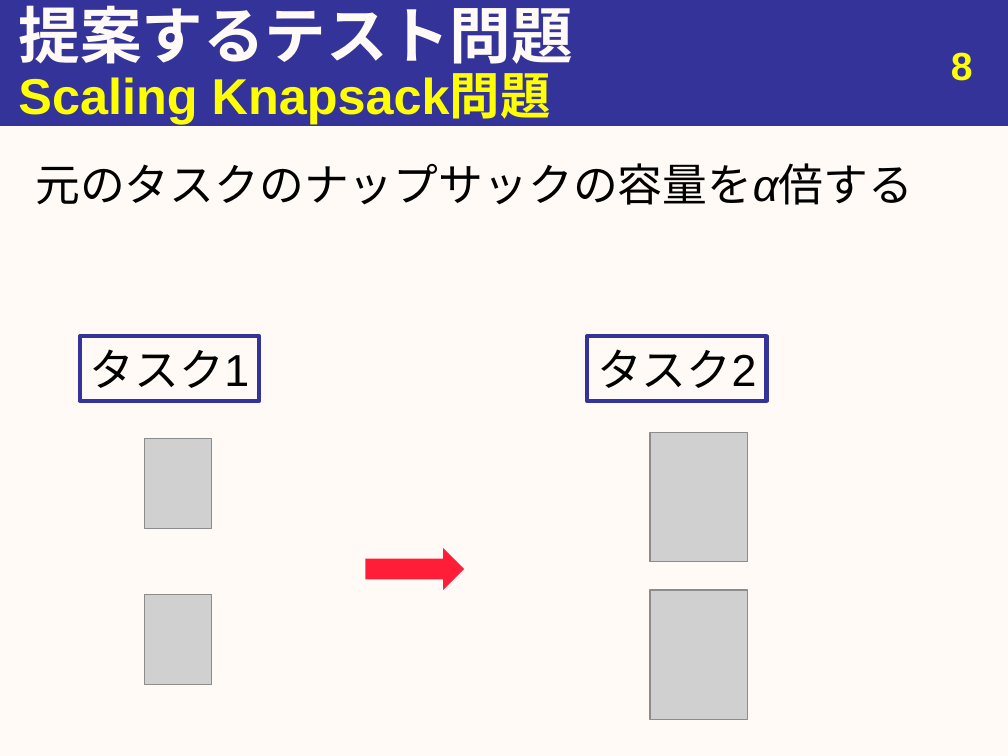
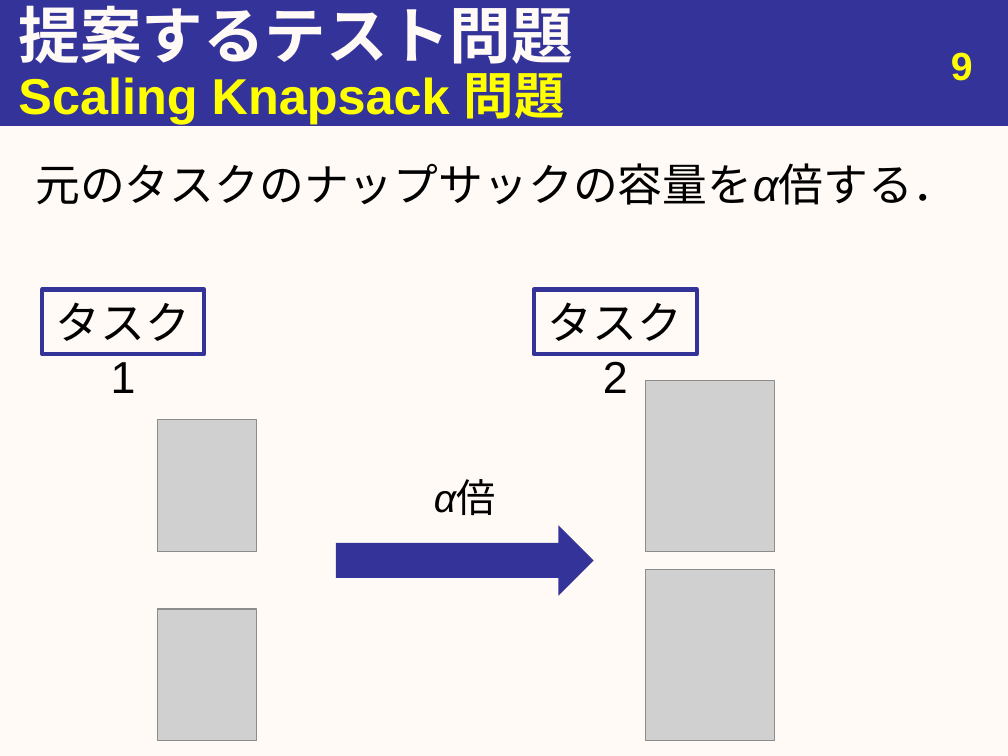
Before and after one commit to youle921/Slide-maintain, a slide deck: slide 10 of abstract/Slides/bachelor_thesis.pptx (slide 9 before the commit). Drawn at 1008x756 pixels with LibreOffice and Linux fonts; fonts in the diff are those of the drawing; grey boxes stand for pictures. Boxes give left, top, right and bottom in pixels: in the first picture for what was removed or moved away, otherwise in the second. Text is boxed around its words. In the diff, an @@ line names an element or a change of style, - is before the commit and + after.

```diff
--- a/abstract/Slides/bachelor_thesis.pptx
+++ b/abstract/Slides/bachelor_thesis.pptx
@@ page number at box(951, 52, 973, 81): text changed @@
-8
+9
@@ text at box(18, 63, 565, 127): spaces changed @@
-Scaling Knapsack問題
+Scaling Knapsack 問題
@@ text at box(35, 163, 958, 205): text changed @@
-元のタスクのナップサックの容量をα倍する
+元のタスクのナップサックの容量をα倍する．
@@ rectangle "タスク1": place and size @@
-rectangle "タスク1" at box(80, 337, 259, 401)
+rectangle "タスク1" at box(42, 289, 205, 354)
@@ rectangle "タスク2": place and size @@
-rectangle "タスク2" at box(587, 337, 766, 401)
+rectangle "タスク2" at box(534, 289, 698, 354)
@@ picture: place and size @@
-picture at box(650, 432, 748, 561)
+picture at box(646, 380, 775, 550)
@@ picture: place and size @@
-picture at box(144, 438, 212, 528)
+picture at box(157, 420, 256, 551)
@@ text added at box(434, 481, 496, 516), 28 pt, text #000000, italic @@
+α倍
@@ right arrow: place and size @@
-right arrow at box(366, 548, 465, 590)
+right arrow at box(336, 525, 594, 596)
@@ right arrow at box(336, 525, 594, 596): fill #FF1D38 to #333399 @@
@@ picture: place and size @@
-picture at box(650, 590, 748, 719)
+picture at box(646, 570, 775, 740)
@@ picture: place and size @@
-picture at box(144, 595, 212, 684)
+picture at box(157, 609, 256, 740)
```
Also in this commit, not shown: 14 other slides changed, 4 slides added, 2 slides removed, 9 other files.
